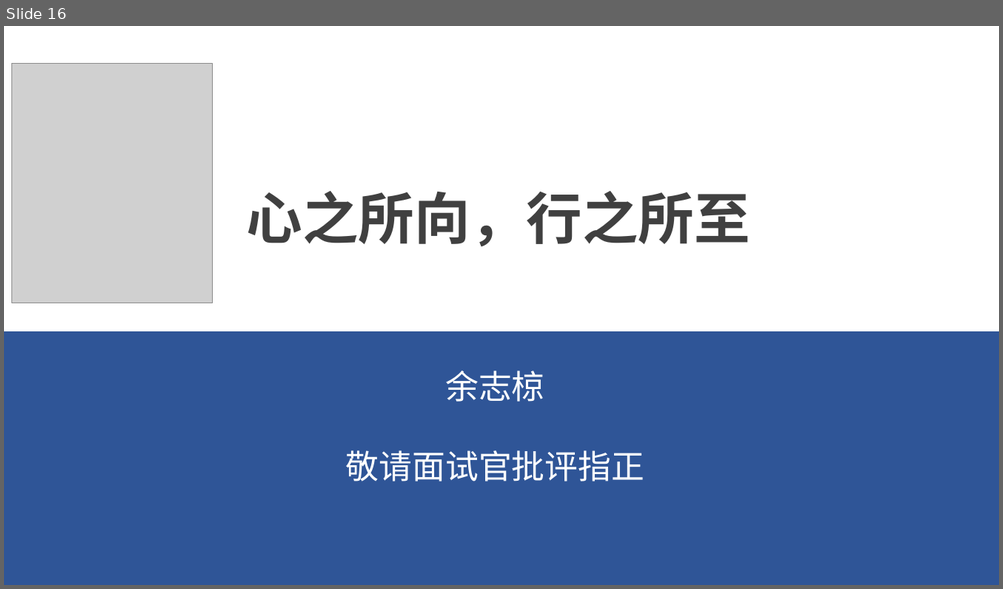
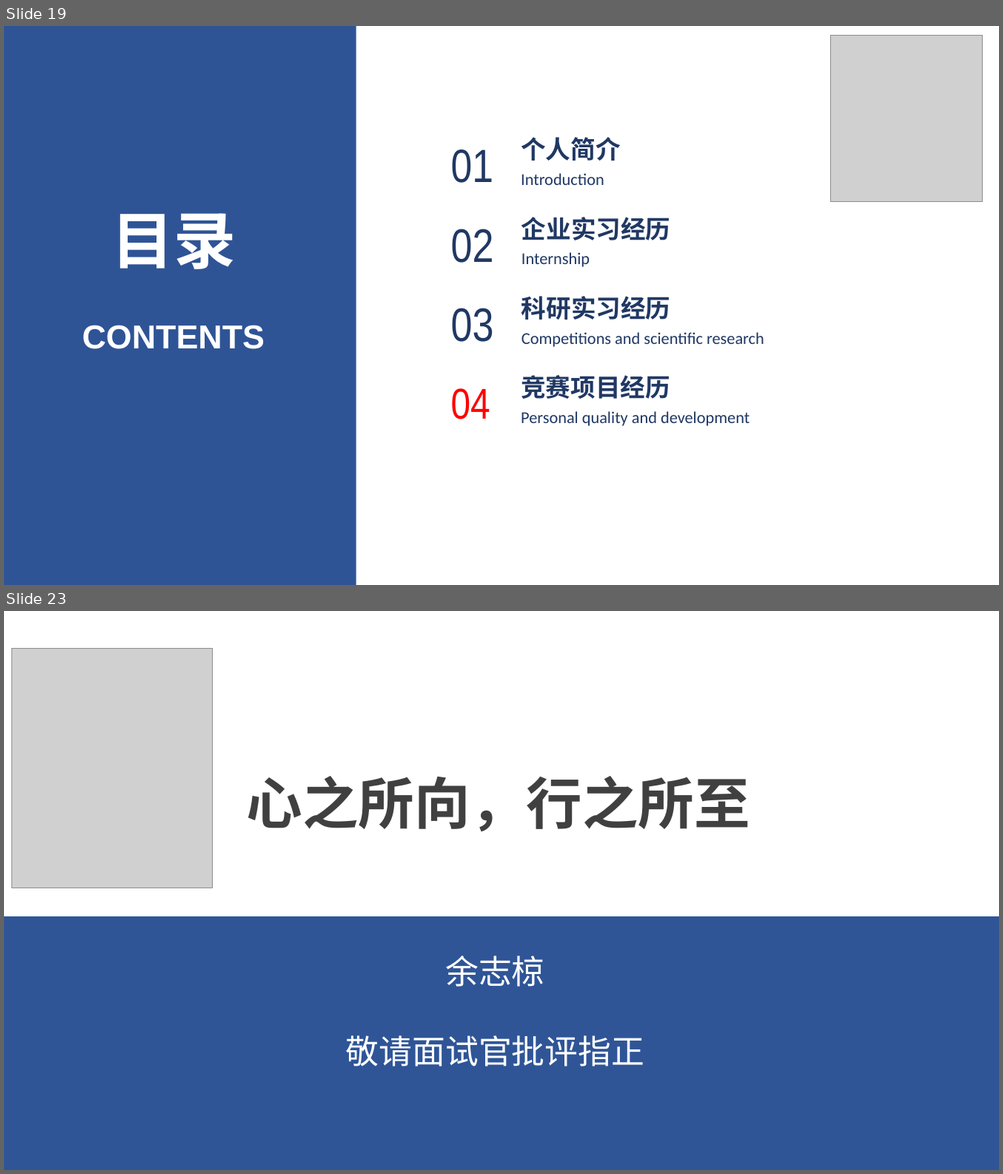
Before and after one commit to yzlbig/Picture-bed, a slide deck: 余志椋介绍 .pptx. Shown one above the other, each under a label of ours: slide 16 before the commit, slides 19 and 23 after it; the slides between them are not shown. The pictures are 1003x589 and 1003x1174 pixels, drawn with LibreOffice and Linux fonts; fonts in the diff are those of the drawing; grey boxes stand for pictures. Boxes give left, top, right and bottom in pixels: in the first picture for what was removed or moved away, otherwise in the second. Text is boxed around its words. In the diff, an @@ line names an element or a change of style, - is before the commit and + after.

```diff
--- a/余志椋介绍 .pptx
+++ b/余志椋介绍 .pptx
@@ slide 19 added at box(4, 26, 999, 585), background #FFFFFF @@
@@ rectangle added at box(4, 26, 356, 585), fill #2F5496 @@
@@ picture added at box(830, 36, 982, 202) @@
@@ text added at box(451, 150, 493, 183), 45 pt, text #203864 @@
+01
@@ text added at box(521, 137, 620, 161), 24 pt, text #203864, bold @@
+个人简介
@@ text added at box(521, 173, 604, 185), 16 pt, text #203864 @@
+Introduction
@@ text added at box(82, 213, 264, 349), 32 pt, text #FFFFFF, bold @@
+目录
+CONTENTS
@@ text added at box(521, 217, 671, 241), 24 pt, text #203864, bold @@
+企业实习经历
@@ text added at box(451, 229, 494, 263), 45.3 pt, text #203864 @@
+02
@@ text added at box(521, 252, 589, 267), 16 pt, text #203864 @@
+Internship
@@ text added at box(451, 308, 494, 342), 45.3 pt, text #203864 @@
+03
@@ text added at box(521, 296, 671, 320), 24 pt, text #203864, bold @@
+科研实习经历
@@ text added at box(521, 332, 764, 347), 16 pt, text #203864 @@
+Competitions and scientific research
@@ text added at box(521, 375, 670, 399), 24 pt, text #203864, bold @@
+竞赛项目经历
@@ text added at box(451, 389, 490, 420), 41.6 pt, text #FF0000 @@
+04
@@ text added at box(521, 412, 749, 426), 16 pt, text #203864 @@
+Personal quality and development
@@ what was slide 16 is now slide 23 @@
```
Also in this commit, not shown: 14 slides changed, 6 other slides added.
